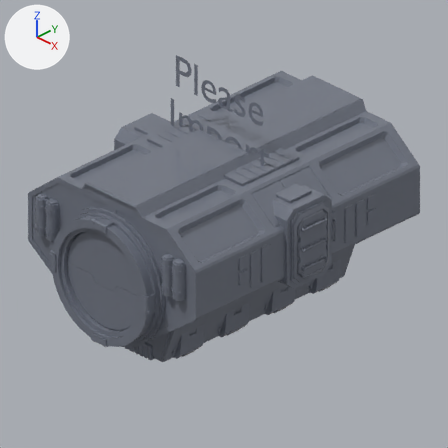
Two versions of the Blender file Parts/TR-3 Rambler/.blend/KSP2_IconGenerator (TR-3 _Rambler_).blend, one commit apart.
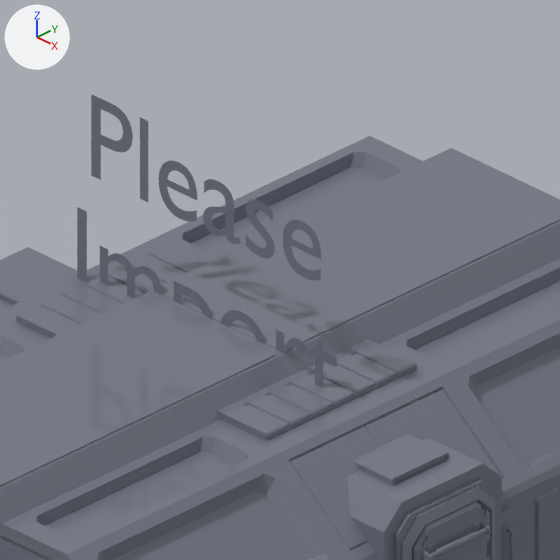
Old and new are each drawn from the file's camera 'Camera Setup3' and again close up on the part from 32% to 79% of the width and 4% to 52% of the height. The lights are fixed; the arrows at upper left show +X, +Y and +Z.

The first close-up shows 'IMPORT YOUR MODEL!', 'TR-3 "Rambler"'.
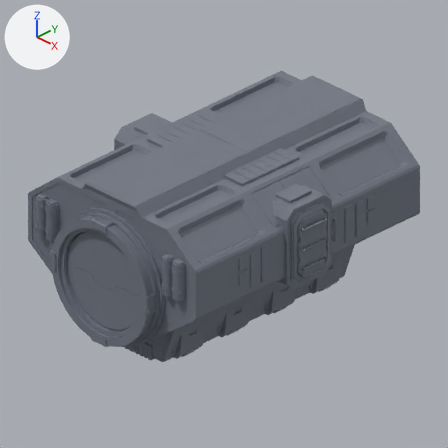
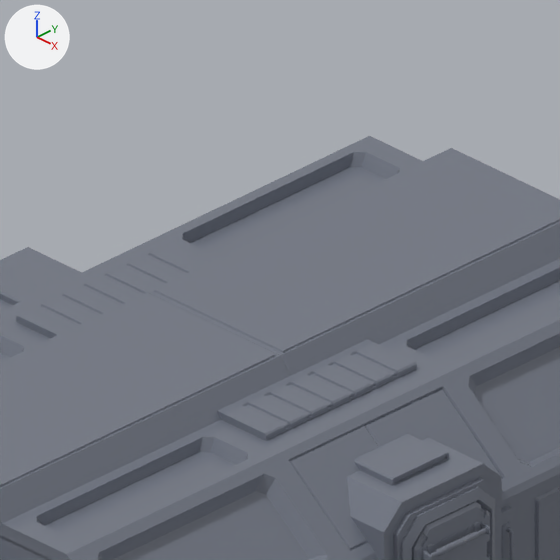
The newer file is also rescaled (x0.9), turned or shifted as a whole; pictures and numbers use the older file's frame.

Where the change shows, as pixel boxes (x1, y1, x2, y2) in the close-ups (560 x 560 px):
'IMPORT YOUR MODEL!', hidden: before (77, 94, 337, 388)

The change, as a list of edits to the scene's bpy script:
```text
Change ob_import_your_model:
    add ob_import_your_model.hide_render = True
```
